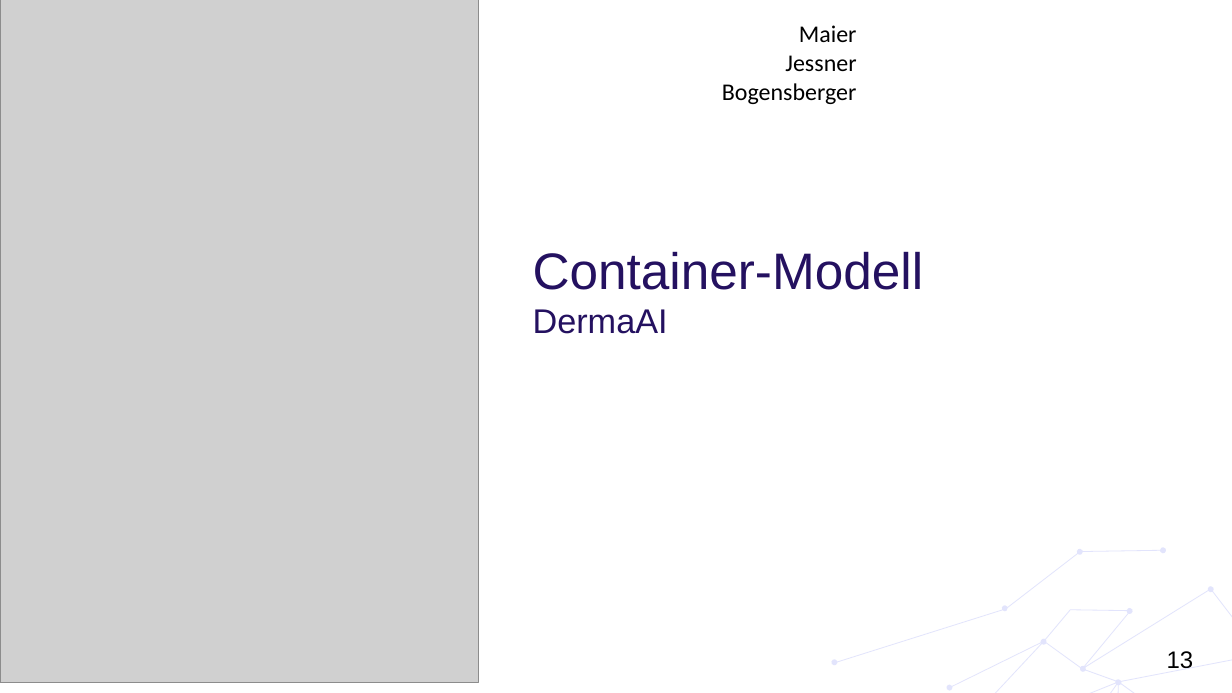
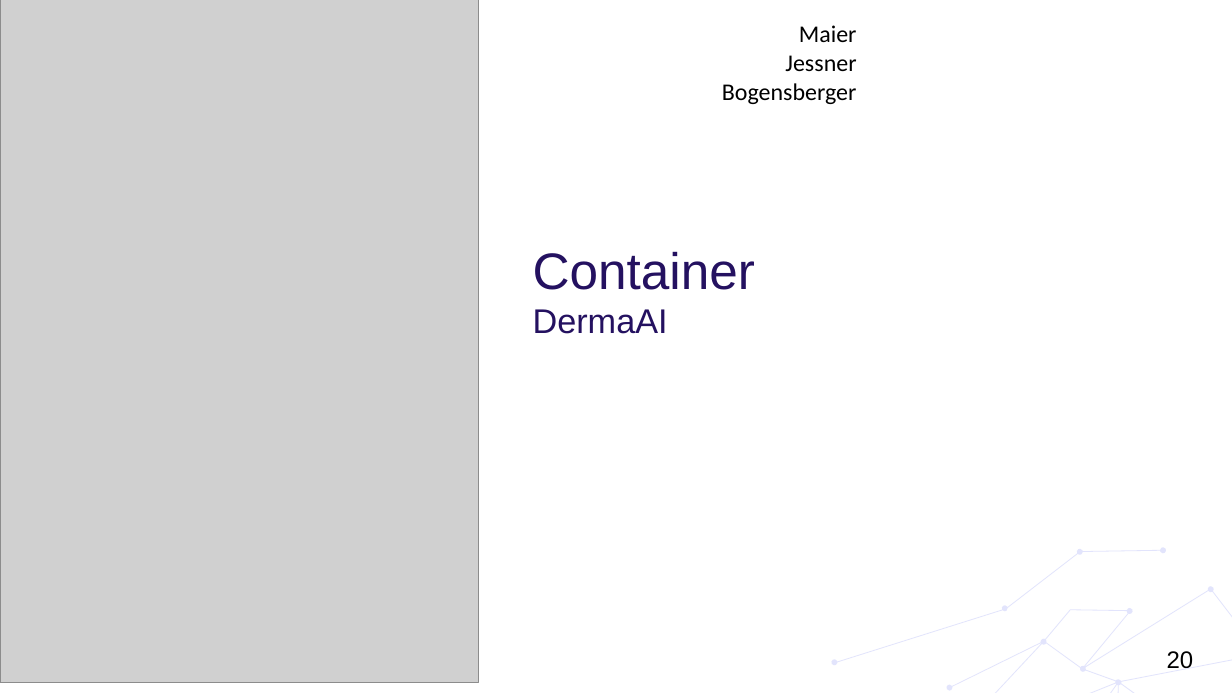
Before and after one commit to huthuthiddeli/DermaAI, a slide deck: slide 20 of documents/DA11_DermaAI_Präsentation3.pptx (slide 13 before the commit). Drawn at 1232x693 pixels with LibreOffice and Linux fonts; fonts in the diff are those of the drawing; grey boxes stand for pictures; background and template pictures are left out. Boxes give left, top, right and bottom in pixels: in the first picture for what was removed or moved away, otherwise in the second. Text is boxed around its words. In the diff, an @@ line names an element or a change of style, - is before the commit and + after.

Commit message:
added verteilungsdiagramm, ablaufdiagramm, componentdiagramm, c4model ai, updated presentation

```diff
--- a/documents/DA11_DermaAI_Präsentation3.pptx
+++ b/documents/DA11_DermaAI_Präsentation3.pptx
@@ title at [533, 251, 755, 334]: text changed @@
-Container-Modell
-DermaAI
+Container
+DermaAI
@@ page number at [1167, 651, 1194, 668]: text changed @@
-13
+20
```
Also in this commit, not shown: 2 other slides changed, 17 slides added, 4 slides removed, 13 other files.
